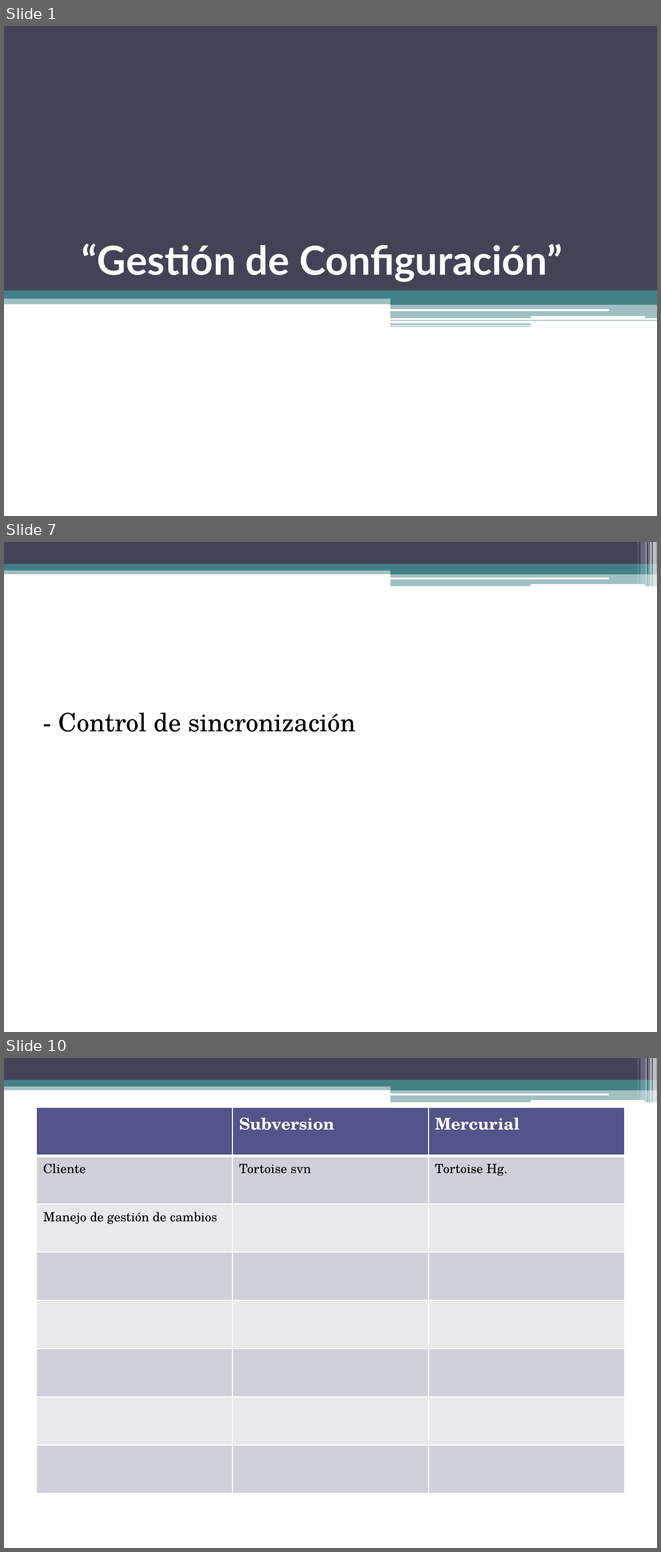
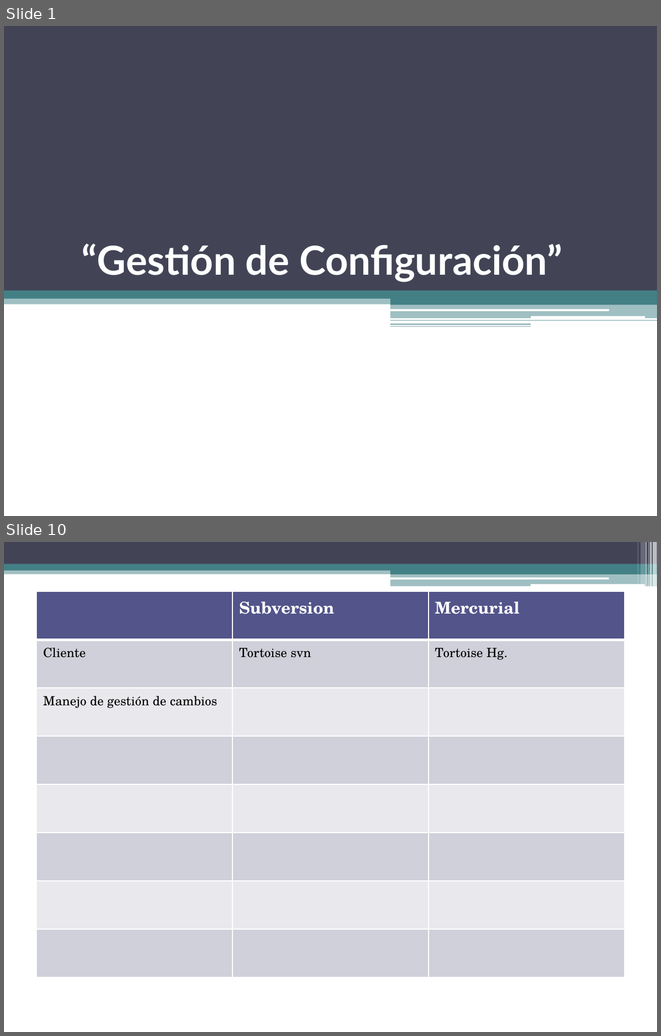
Before and after one commit to gabrielgag89/ing-sw-2012, a slide deck: Gestion de Configuracion.pptx. Shown one above the other, each under a label of ours: slides 1, 7 and 10 before the commit, slides 1 and 10 after it; the slides between them are not shown. The pictures are 661x1552 and 661x1036 pixels, drawn with LibreOffice and Linux fonts; fonts in the diff are those of the drawing. Boxes give left, top, right and bottom in pixels: in the first picture for what was removed or moved away, otherwise in the second. Text is boxed around its words. In the diff, an @@ line names an element or a change of style, - is before the commit and + after.

```diff
--- a/Gestion de Configuracion.pptx
+++ b/Gestion de Configuracion.pptx
@@ slide 7 removed at box(4, 542, 657, 1032), background #FFFFFF; not listed: 13 template elements that a slide beside it also shows @@
@@ text removed at box(59, 712, 355, 732) @@
-- Control de sincronización
```
Also in this commit, not shown: 2 slides changed, 6 slides added, 5 other slides removed.
